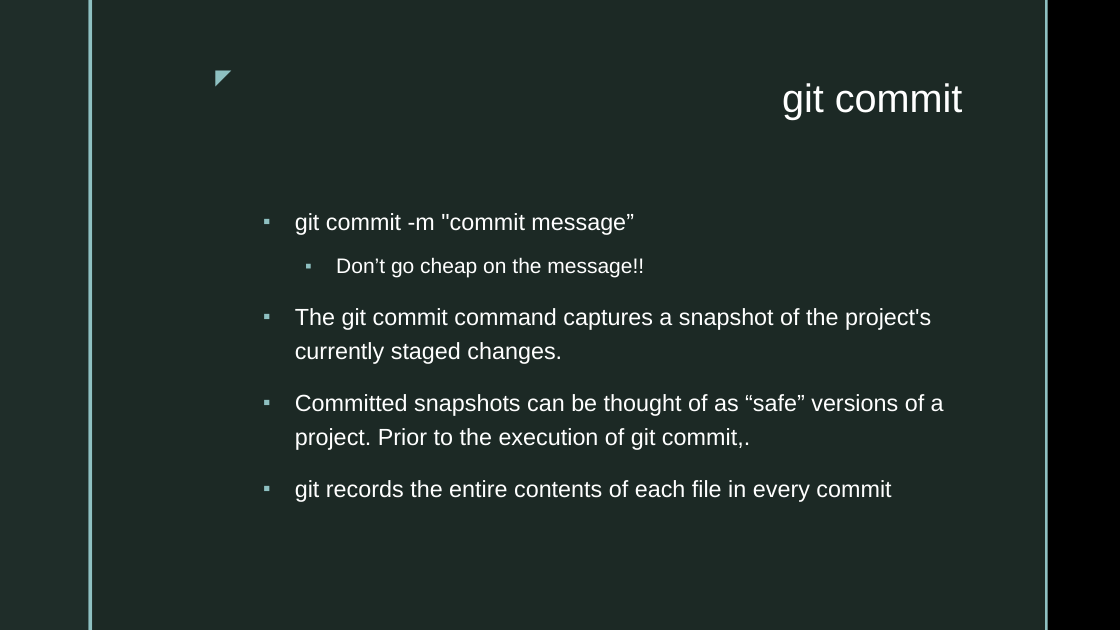
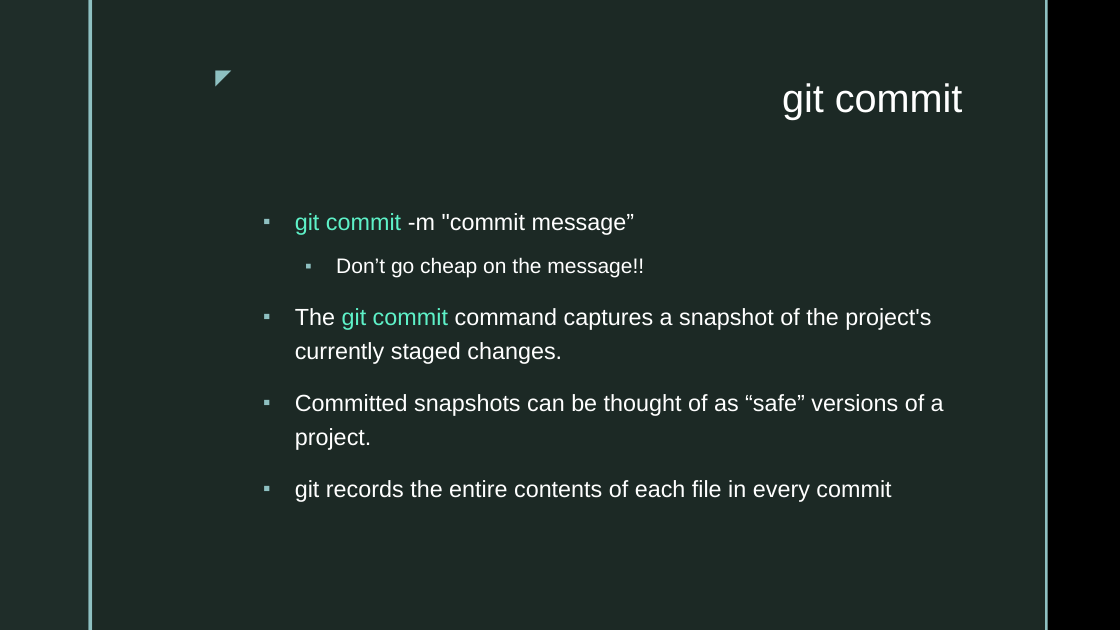
Before and after one commit to gtjames/3420-Presentations, a slide deck: slide 26 of Week 02 - git.pptx (slide 25 before the commit). Drawn at 1120x630 pixels with LibreOffice and Linux fonts; fonts in the diff are those of the drawing; background and template pictures are left out. Boxes give left, top, right and bottom in pixels: in the first picture for what was removed or moved away, otherwise in the second. Text is boxed around its words. In the diff, an @@ line names an element or a change of style, - is before the commit and + after.

```diff
--- a/Week 02 - git.pptx
+++ b/Week 02 - git.pptx
@@ text at (295, 213, 931, 364): text colour #FFFFFF to #5EF1C8 in "git commit", "git commit" @@
@@ text at (295, 394, 944, 450): text changed @@
-▪ Committed snapshots can be thought of as “safe” versions of a project. Prior to the execution of git commit,.
+▪ Committed snapshots can be thought of as “safe” versions of a project.
```
Also in this commit, not shown: 9 other slides changed, 1 slide added, 11 other files.
